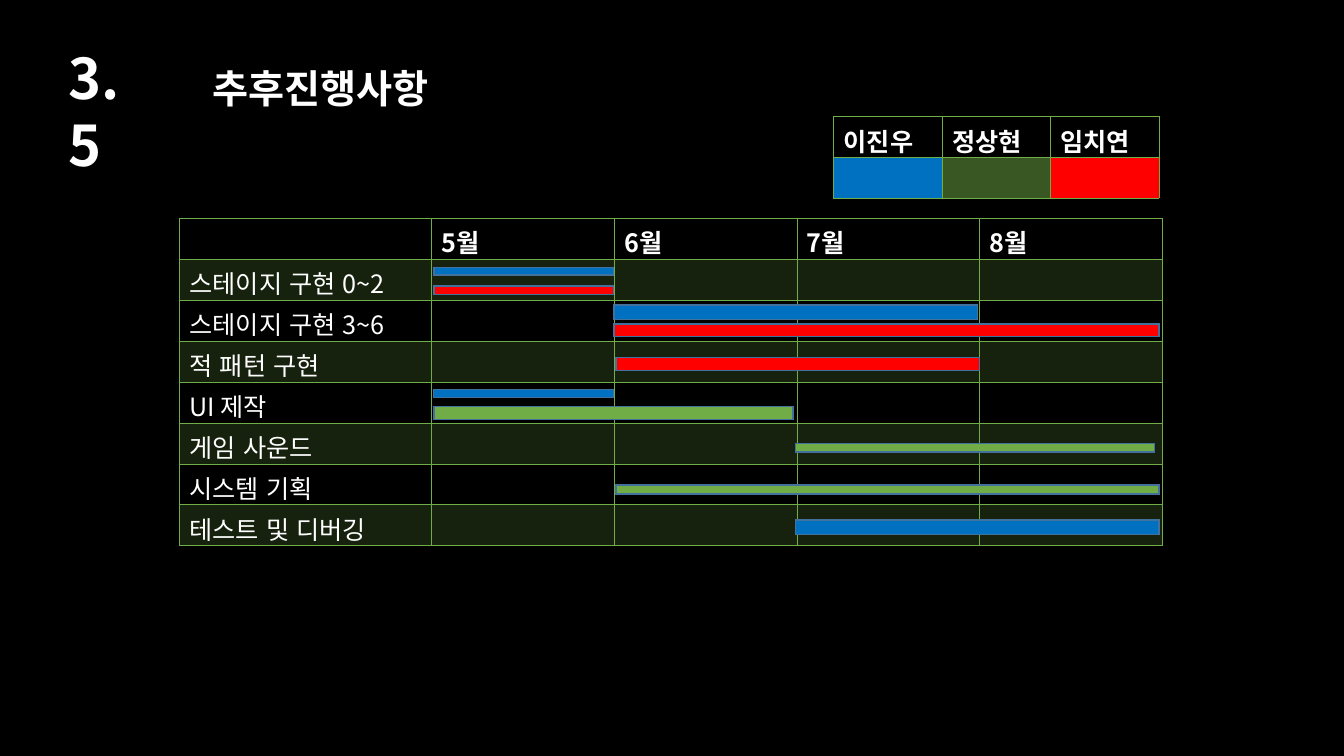
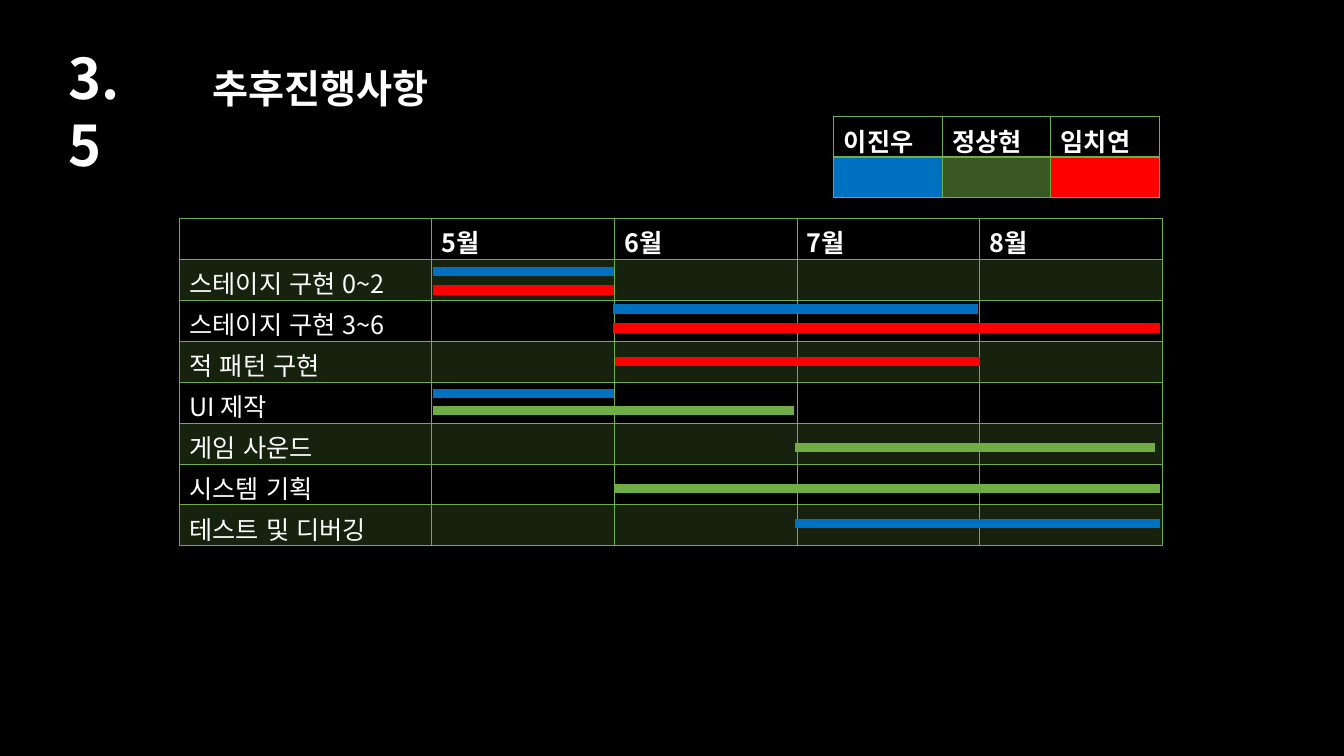
Before and after one commit to forestwind/timeportal, a slide deck: slide 20 of 기획서/타임포탈 제안서 이진우_정상현_임치연(2차발표).ppt. Drawn at 1344x756 pixels with LibreOffice and Linux fonts; fonts in the diff are those of the drawing. Boxes give left, top, right and bottom in pixels: in the first picture for what was removed or moved away, otherwise in the second. Text is boxed around its words. In the diff, an @@ line names an element or a change of style, - is before the commit and + after.

```diff
--- a/기획서/타임포탈 제안서 이진우_정상현_임치연(2차발표).ppt
+++ b/기획서/타임포탈 제안서 이진우_정상현_임치연(2차발표).ppt
@@ rectangle resized from (x1=614, y1=324, x2=1159, y2=337) to (x1=614, y1=324, x2=1159, y2=332) @@
@@ rectangle resized from (x1=614, y1=305, x2=977, y2=319) to (x1=614, y1=305, x2=977, y2=313) @@
@@ outline #41719C 0.99 pt to #FF0000 0.99 pt in 3 elements at (x1=434, y1=286, x2=614, y2=294), (x1=614, y1=324, x2=1159, y2=332), (x1=616, y1=358, x2=979, y2=366) @@
@@ rectangle resized from (x1=616, y1=358, x2=979, y2=371) to (x1=616, y1=358, x2=979, y2=366) @@
@@ outline #41719C 0.99 pt to #70AD47 0.99 pt in 3 elements at (x1=795, y1=443, x2=1154, y2=451), (x1=616, y1=485, x2=1159, y2=493), (x1=434, y1=406, x2=793, y2=414) @@
@@ rectangle resized from (x1=434, y1=406, x2=793, y2=419) to (x1=434, y1=406, x2=793, y2=414) @@
@@ outline #41719C 0.99 pt to #0070C0 0.99 pt in 4 elements at (x1=434, y1=267, x2=614, y2=275), (x1=433, y1=389, x2=613, y2=397), (x1=614, y1=305, x2=977, y2=313), (x1=795, y1=520, x2=1159, y2=528) @@
@@ rectangle resized from (x1=795, y1=520, x2=1159, y2=534) to (x1=795, y1=520, x2=1159, y2=528) @@
```
Also in this commit, not shown: 7 other slides changed, 1 slide removed.
